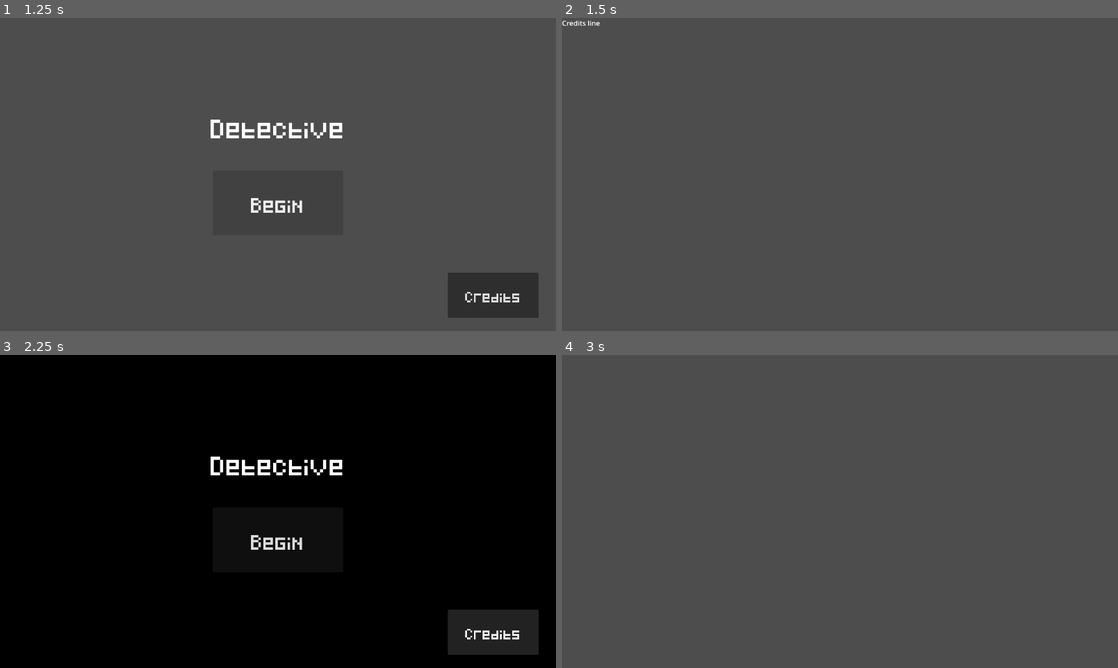
Above: before the commit, frames 1-4 (two rows, left to right).
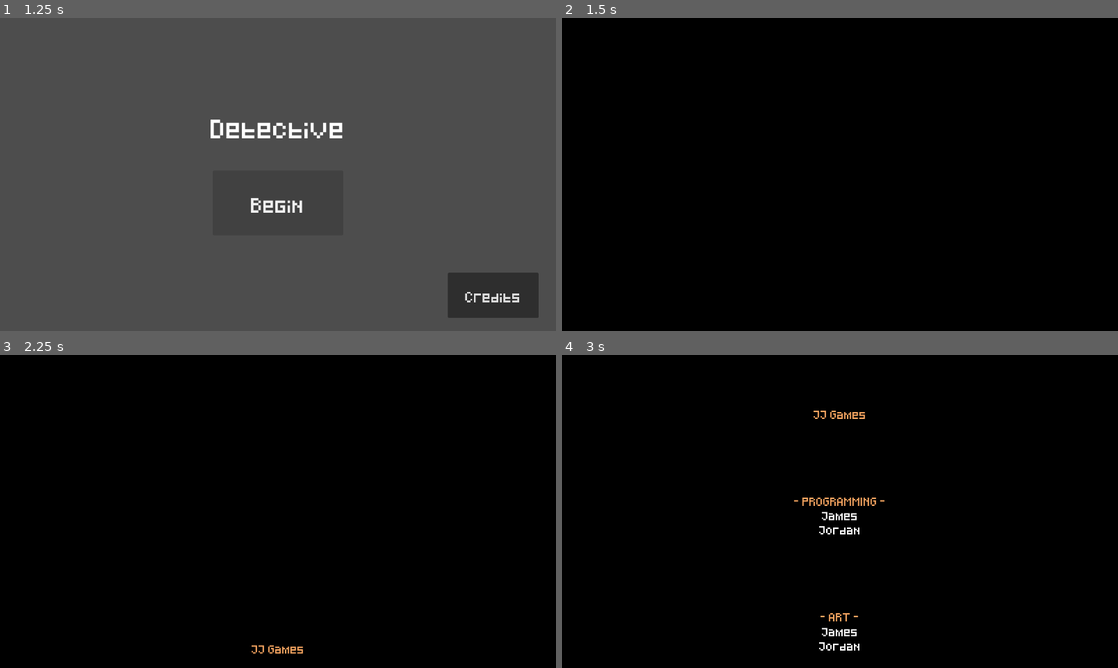
Above: after the commit, the same moments.

Repository: theRealDyer/godot_detective_project
Game: Godot game, scene res://scenes/intro_godot_logo.tscn
The game is run twice, just before and just after one commit, with the same random seed, the same clock (stepped at 60 frames per second) and the same inputs. Video files are missing from this copy of the repository; at most half a second of black plays in their place.
Inputs (mouse positions are in pixels of both pictures, inside the frame that each line leads up to):
- Up to frame 1 (1.25 s): tap Enter (ui_accept) at 0.5, 0.77 s
- Up to frame 2 (1.5 s): click "Credits" at 1.25 s
- Up to frame 3 (2.25 s): tap Enter (ui_accept) at 2 s; hold Down (ui_down) from 2.03 s (still down)
- Up to frame 4 (3 s): tap Enter (ui_accept) at 2.27 s; release Down (ui_down) at 2.75 s; click (840, 539) at 2.75 s, where only the run before the commit has a clickable "Begin"

Frame 1 is identical in both runs. In frame 2, 100% of the frame differs, in the area x 0-100%, y 0-100%; in frame 3, 3.5%; in frame 4, 100%.

Commit message:
credits scene now fixed by increasing nodes sizes to fit screen. Updated credits, colours, etc so it looks better.

Diff:
--- a/scenes/GodotCredits.tscn
+++ b/scenes/GodotCredits.tscn
@@ -1,6 +1,7 @@
-[gd_scene load_steps=2 format=3 uid="uid://8jfknu67yola"]
+[gd_scene load_steps=3 format=3 uid="uid://8jfknu67yola"]
 
 [ext_resource type="Script" path="res://scripts/GodotCredits.gd" id="1_8x45d"]
+[ext_resource type="FontFile" uid="uid://pyum5bu4a411" path="res://fonts/Pixeled.ttf" id="2_6lyf5"]
 
 [node name="GodotCredits" type="Node2D"]
 script = ExtResource("1_8x45d")
@@ -9,6 +10,12 @@
 anchors_preset = 15
 anchor_right = 1.0
 anchor_bottom = 1.0
+offset_left = -9.0
+offset_top = -16.0
+offset_right = 1291.0
+offset_bottom = 734.0
+grow_horizontal = 2
+grow_vertical = 2
 color = Color(0, 0, 0, 1)
 
 [node name="CreditsContainer" type="Control" parent="."]
@@ -16,11 +23,19 @@
 anchors_preset = 15
 anchor_right = 1.0
 anchor_bottom = 1.0
+offset_right = 1280.0
+offset_bottom = 720.0
 grow_horizontal = 2
 grow_vertical = 2
 
 [node name="Line" type="Label" parent="CreditsContainer"]
-layout_mode = 0
+layout_mode = 1
+anchors_preset = 10
 anchor_right = 1.0
+offset_top = 734.0
+offset_bottom = 783.0
+grow_horizontal = 2
 size_flags_horizontal = 3
+theme_override_fonts/font = ExtResource("2_6lyf5")
 text = "Credits line"
+horizontal_alignment = 1
--- a/scripts/GodotCredits.gd
+++ b/scripts/GodotCredits.gd
@@ -4,7 +4,7 @@
 const line_time := 0.3
 const base_speed := 100
 const speed_up_multiplier := 10.0
-const title_color := Color.BLUE_VIOLET
+const title_color := Color.SANDY_BROWN
 
 # var scroll_speed := base_speed
 var speed_up := false
@@ -22,37 +22,40 @@
 
 var credits = [
 	[
-		"A game by Awesome Game Company"
+		"JJ Games"
 	],[
-		"Programming",
-		"Programmer Name",
-		"Programmer Name 2"
+		"- PROGRAMMING -",
+		"James",
+		"Jordan"
 	],[
-		"Art",
-		"Artist Name"
+		"- ART -",
+		"James",
+		"Jordan"
 	],[
-		"Music",
-		"Musician Name"
+		"- MUSIC -",
+		"James",
+		"Jordan"
 	],[
-		"Sound Effects",
-		"SFX Name"
+		"- SOUND -",
+		"James",
+		"Jordan"
 	],[
-		"Testers",
-		"Name 1",
-		"Name 2",
-		"Name 3"
+		"- TESTING -",
+		"Chump 1",
+		"Chump 2",
+		"Chump 3"
 	],[
-		"Tools used",
 		"Developed with Godot Engine",
 		"https://godotengine.org/license",
 		"",
 		"Art created with My Favourite Art Program",
 		"https://myfavouriteartprogram.com"
 	],[
-		"Special thanks",
-		"My parents",
-		"My friends",
-		"My pet rabbit"
+		"- SPECIAL THANKS -",
+		"Partners",
+		"Parents",
+		"Friends",
+		"Pets"
 	]
 ]
 
@@ -102,8 +105,8 @@
 	new_line.text = section.pop_front()
 	lines.append(new_line)
 	if curr_line == 0:
-		# new_line.add_color_override("font_color", title_color)
-		new_line.set("theme_override_colors/font_color", title_color)
+		# new_line.add_color_override("font_color", title_color) # Godot 3 version
+		new_line.set("theme_override_colors/font_color", title_color) # Godot 4 version
 	$CreditsContainer.add_child(new_line)
 
 	if section.size() > 0:
